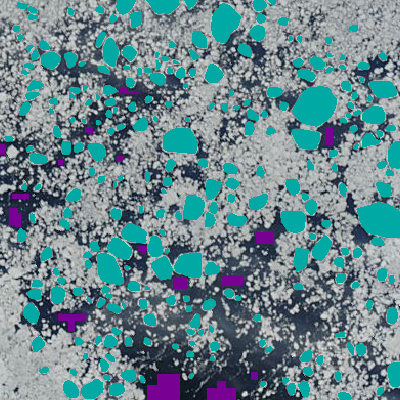
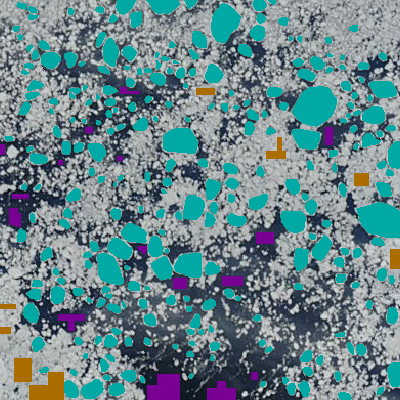
Before/after of a 400 x 400 layered artwork. What changed in the layer stack:
added layer "ice samples" (2nd of 2) above "water" over [0,88,400,400]
